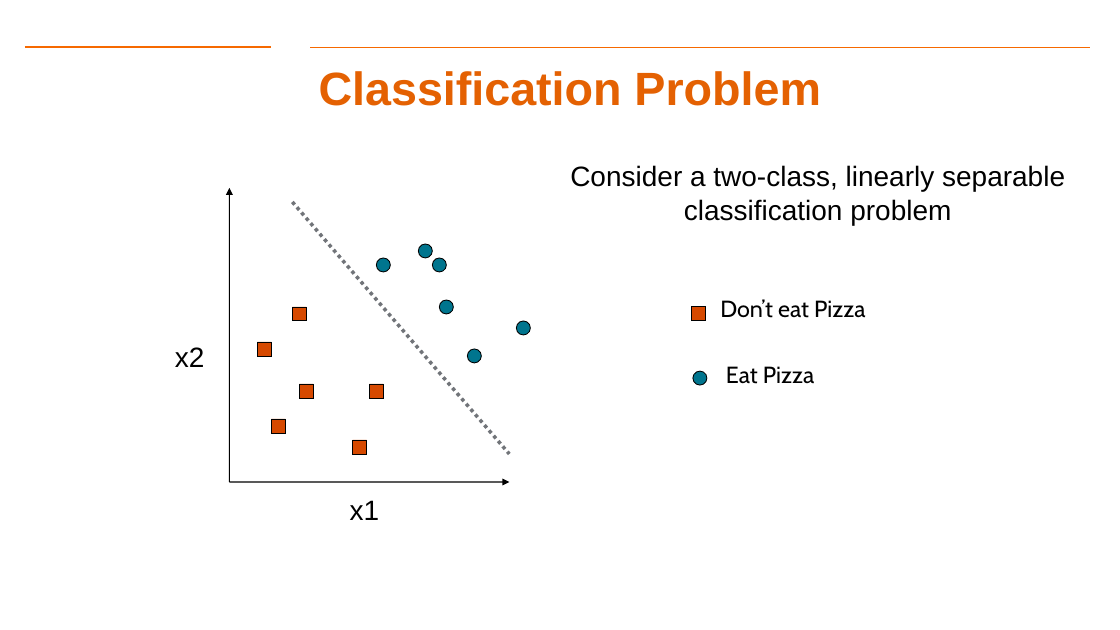
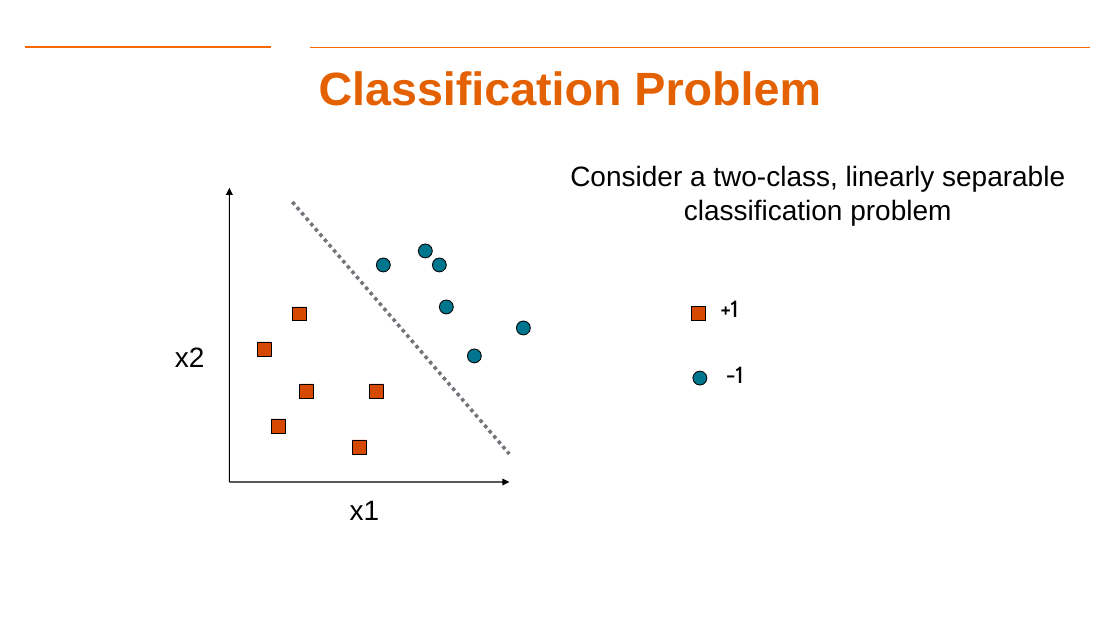
Before and after one commit to gk5951/RIT-DSCI-633-FDS, a slide deck: slide 3 of Syllabus/Lecture07/Lec07.pptx. Drawn at 1120x630 pixels with LibreOffice and Linux fonts; fonts in the diff are those of the drawing; background and template pictures are left out. Boxes give left, top, right and bottom in pixels: in the first picture for what was removed or moved away, otherwise in the second. Text is boxed around its words. In the diff, an @@ line names an element or a change of style, - is before the commit and + after.

```diff
--- a/Syllabus/Lecture07/Lec07.pptx
+++ b/Syllabus/Lecture07/Lec07.pptx
@@ text at bbox=[720, 300, 738, 317]: text changed @@
-Don’t eat Pizza
++1
@@ text at bbox=[726, 366, 744, 383]: text changed @@
-Eat Pizza
+-1
```
Also in this commit, not shown: 11 other slides changed, 3 other files.
